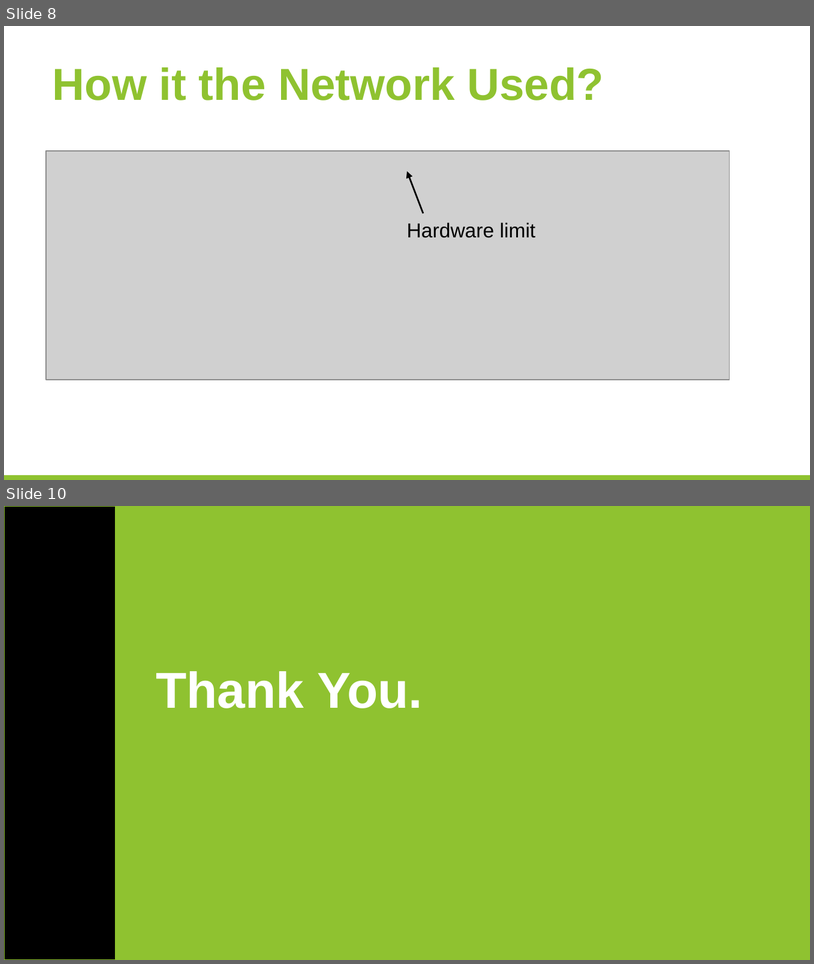
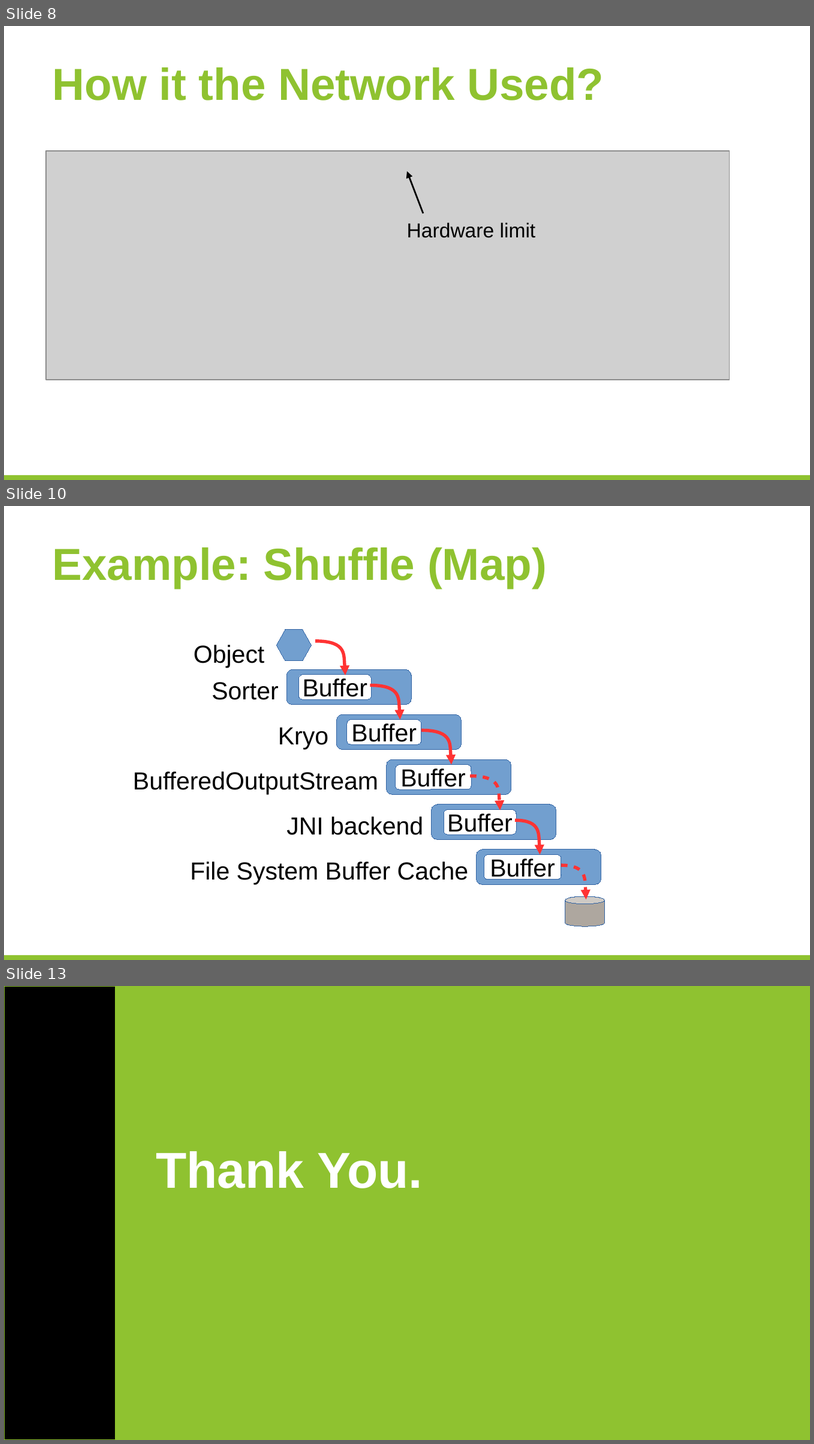
Before and after one commit to huangyibo/spark-summit-17, a slide deck: template.odp. Shown one above the other, each under a label of ours: slides 8 and 10 before the commit, slides 8, 10 and 13 after it; the slides between them are not shown. The pictures are 814x964 and 814x1444 pixels, drawn with LibreOffice and Linux fonts; fonts in the diff are those of the drawing; grey boxes stand for pictures; background and template pictures are left out. Boxes give left, top, right and bottom in pixels: in the first picture for what was removed or moved away, otherwise in the second. Text is boxed around its words. In the diff, an @@ line names an element or a change of style, - is before the commit and + after.

```diff
--- a/template.odp
+++ b/template.odp
@@ slide 10 added at box(4, 506, 810, 960), background #FFFFFF; not listed: 1 template element that a slide beside it also shows @@
@@ title added at box(53, 547, 547, 588), 40 pt, text #8FC230, bold @@
+Example: Shuffle (Map)
@@ hexagon added at box(276, 630, 311, 661), fill #729FCF, outline #3465A4 0 pt @@
@@ text added at box(194, 645, 264, 668), 22 pt, text #000000 @@
+Object
@@ freeform shape added at box(315, 640, 345, 675), outline #FF3333 2.89 pt @@
@@ text added at box(212, 682, 279, 700), 22 pt, text #000000 @@
+Sorter
@@ rounded rectangle added at box(287, 670, 412, 705), fill #729FCF, outline #3465A4 0 pt @@
@@ rounded rectangle added at box(299, 675, 371, 700), fill #FFFFFF, outline #3465A4 0 pt, 22 pt, text #000000 @@
+Buffer
@@ freeform shape added at box(370, 685, 400, 719), outline #FF3333 2.89 pt @@
@@ rounded rectangle added at box(336, 714, 461, 749), fill #729FCF, outline #3465A4 0 pt @@
@@ rounded rectangle added at box(347, 720, 421, 745), fill #FFFFFF, outline #3465A4 0 pt, 22 pt, text #000000 @@
+Buffer
@@ text added at box(278, 727, 329, 749), 22 pt, text #000000 @@
+Kryo
@@ freeform shape added at box(422, 730, 452, 764), outline #FF3333 2.89 pt @@
@@ text added at box(133, 771, 378, 794), 22 pt, text #000000 @@
+BufferedOutputStream
@@ rounded rectangle added at box(386, 759, 511, 794), fill #729FCF, outline #3465A4 0 pt @@
@@ rounded rectangle added at box(395, 764, 471, 789), fill #FFFFFF, outline #3465A4 0 pt, 22 pt, text #000000 @@
+Buffer
@@ freeform shape added at box(470, 776, 500, 810), outline #FF3333 2.89 pt @@
@@ rounded rectangle added at box(431, 804, 557, 839), fill #729FCF, outline #3465A4 0 pt @@
@@ rounded rectangle added at box(443, 809, 516, 834), fill #FFFFFF, outline #3465A4 0 pt, 22 pt, text #000000 @@
+Buffer
@@ text added at box(287, 816, 423, 835), 22 pt, text #000000 @@
+JNI backend
@@ freeform shape added at box(515, 820, 540, 853), outline #FF3333 2.89 pt @@
@@ text added at box(190, 861, 469, 884), 22 pt, text #000000 @@
+File System Buffer Cache
@@ rounded rectangle added at box(477, 850, 602, 884), fill #729FCF, outline #3465A4 0 pt @@
@@ rounded rectangle added at box(484, 855, 561, 879), fill #FFFFFF, outline #3465A4 0 pt, 22 pt, text #000000 @@
+Buffer
@@ freeform shape added at box(561, 865, 586, 899), outline #FF3333 2.89 pt @@
@@ cylinder added at box(565, 896, 606, 926), fill #AEA79F, outline #3465A4 0 pt @@
@@ what was slide 10 is now slide 13 @@
```
Also in this commit, not shown: 1 slide changed, 2 other slides added.
